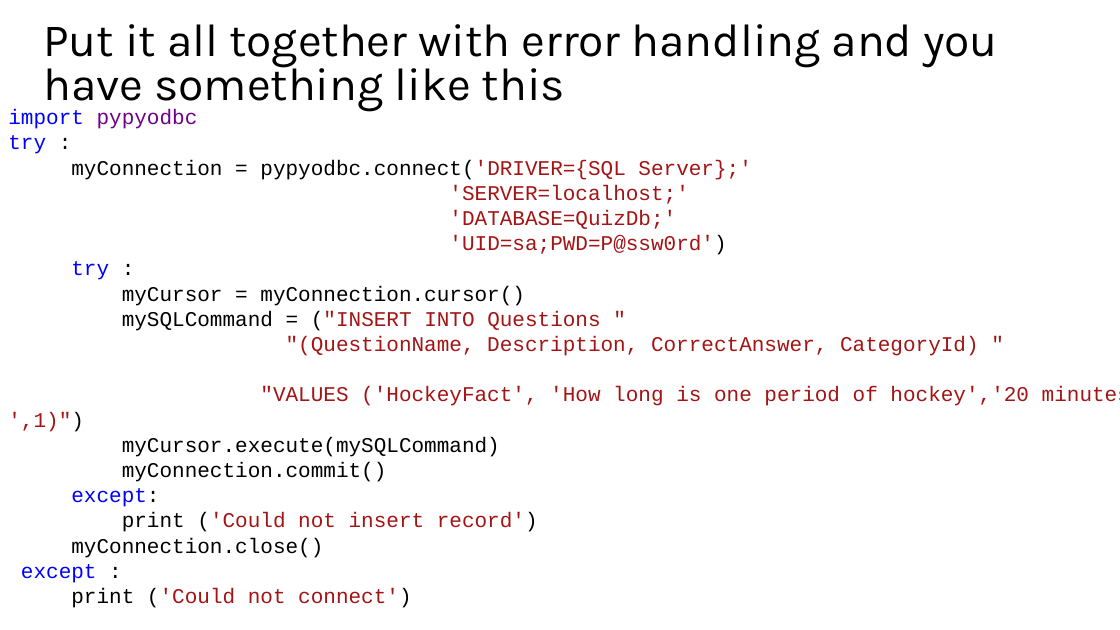
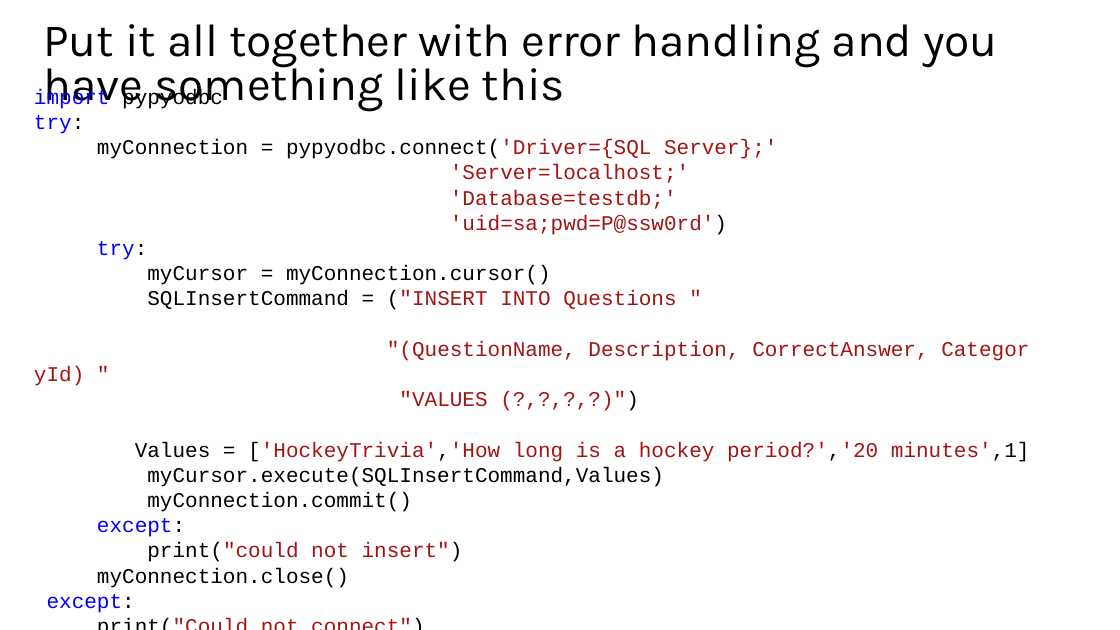
Before and after one commit to mkscala/AdvancedFlask, a slide deck: slide 20 of Slides/Module 4 - Python to databases.pptx. Drawn at 1120x630 pixels with LibreOffice and Linux fonts; fonts in the diff are those of the drawing. Boxes give left, top, right and bottom in pixels: in the first picture for what was removed or moved away, otherwise in the second. Text is boxed around its words. In the diff, an @@ line names an element or a change of style, - is before the commit and + after.

```diff
--- a/Slides/Module 4 - Python to databases.pptx
+++ b/Slides/Module 4 - Python to databases.pptx
@@ text "import pypyodbc": place and size @@
-text "import pypyodbc" at (8, 109, 1120, 583)
+text "import pypyodbc" at (34, 115, 1030, 613)
@@ text "import pypyodbc" at (34, 115, 1030, 613): text colour #6F008A to #000000 in "pypyodbc" @@
@@ text at (34, 115, 777, 260): text changed @@
-try :
-myConnection = pypyodbc.connect('DRIVER={SQL Server};'
-'SERVER=localhost;'
-'DATABASE=QuizDb;'
-'UID=sa;PWD=P@ssw0rd')
-try :
+try:
+myConnection = pypyodbc.connect('Driver={SQL Server};'
+'Server=localhost;'
+'Database=testdb;'
+'uid=sa;pwd=P@ssw0rd')
+try:
@@ text at (147, 290, 676, 310): text changed @@
-mySQLCommand = ("INSERT INTO Questions "
+SQLInsertCommand = ("INSERT INTO Questions "
@@ text at (135, 391, 1030, 487): text changed @@
-"VALUES ('HockeyFact', 'How long is one period of hockey','20 minutes',1)")
-myCursor.execute(mySQLCommand)
+"VALUES (?,?,?,?)")
+Values = ['HockeyTrivia','How long is a hockey period?','20 minutes',1]
+myCursor.execute(SQLInsertCommand,Values)
@@ text at (147, 542, 463, 562): text changed @@
-print ('Could not insert record')
+print("could not insert")
@@ text at (47, 594, 135, 613): text changed @@
-except :
-print ('Could not connect')
+except:
+print("Could not connect")
```
Also in this commit, not shown: 4 other slides changed.
